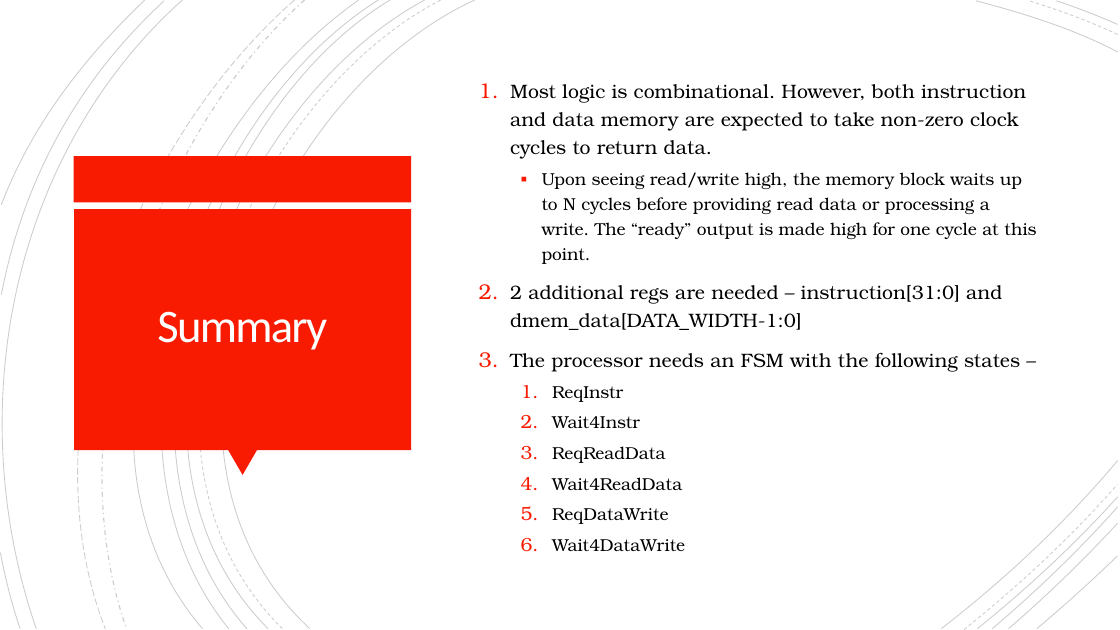
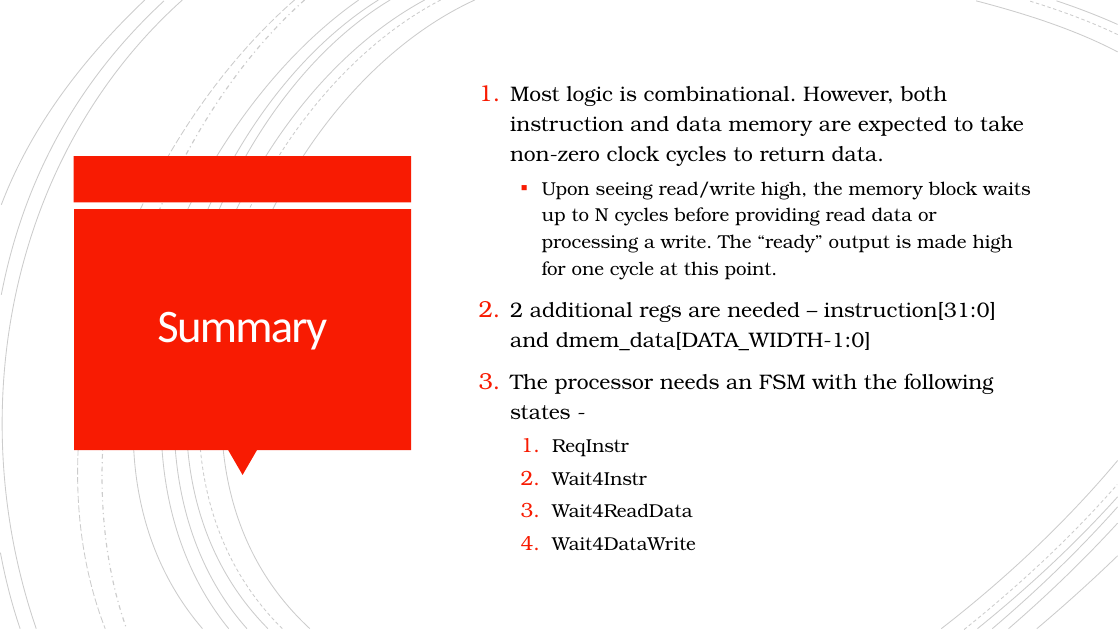
Before and after one commit to mrinav-saxena/riscv_verif0, a slide deck: slide 2 of rtl/core/multi_cycle/stall_for_mem_core.pptx. Drawn at 1120x630 pixels with LibreOffice and Linux fonts; fonts in the diff are those of the drawing. Boxes give left, top, right and bottom in pixels: in the first picture for what was removed or moved away, otherwise in the second. Text is boxed around its words. In the diff, an @@ line names an element or a change of style, - is before the commit and + after.

```diff
--- a/rtl/core/multi_cycle/stall_for_mem_core.pptx
+++ b/rtl/core/multi_cycle/stall_for_mem_core.pptx
@@ text at [479,86,1031,550]: size 16.6 to 18 pt in "Most logic is combinational. However, both instruction ...", "2 additional regs are needed – instruction[31:0] ..."; size 14.8 to 16 pt in "Upon seeing read/write high, the memory block ...", "ReqInstr", "Wait4Instr", "Wait4ReadData" and 1 more places @@
@@ text at [510,373,994,419]: text changed; size 16.6 to 18 pt @@
-3. The processor needs an FSM with the following states –
+3. The processor needs an FSM with the following states -
@@ text at [552,446,666,463]: paragraph removed @@
-  3. ReqReadData
@@ text at [552,508,668,524]: paragraph removed @@
-  5. ReqDataWrite
```
Also in this commit, not shown: 2 slides added, 9 other files.
